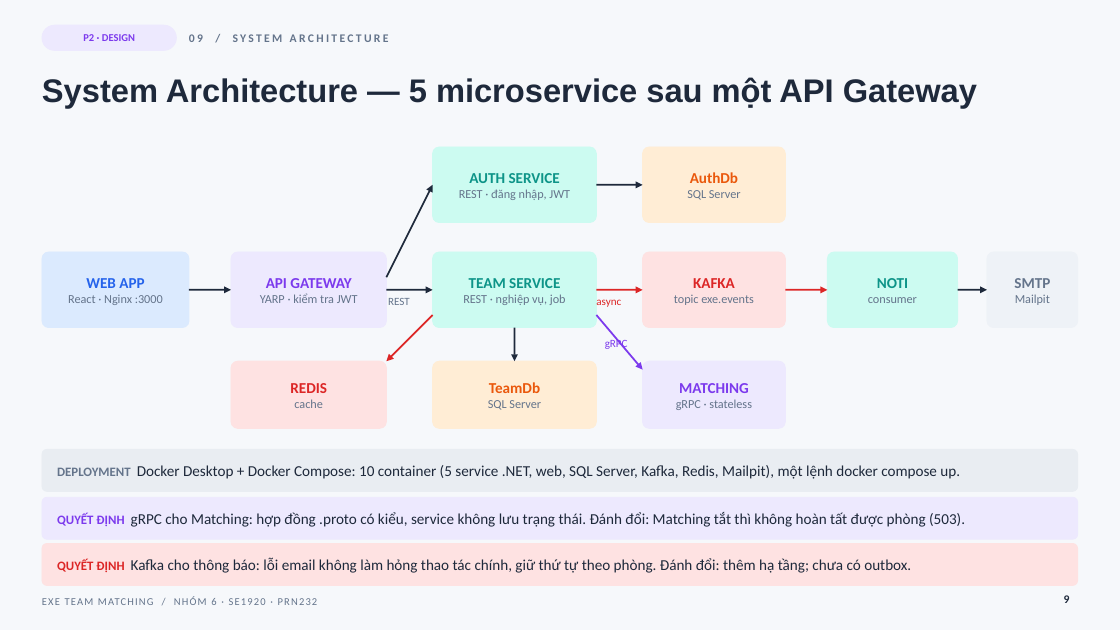
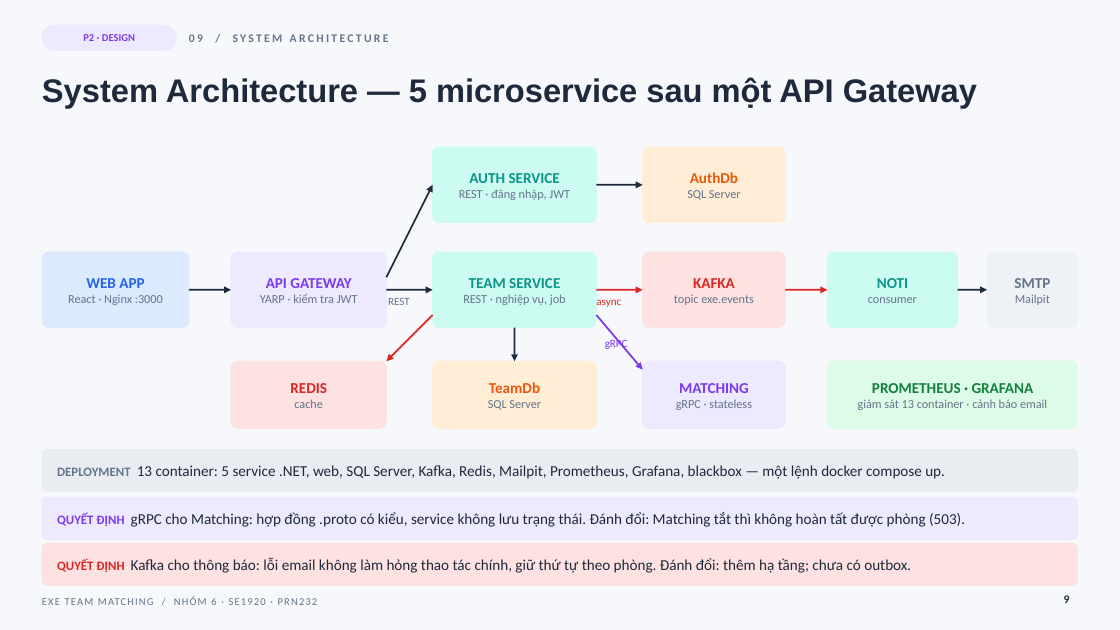
Before and after one commit to co-duong-hao/PRN232_Final, a slide deck: slide 9 of docs/slides/EXE_Team_Matching_Nhom6.pptx. Drawn at 1120x630 pixels with LibreOffice and Linux fonts; fonts in the diff are those of the drawing. Boxes give left, top, right and bottom in pixels: in the first picture for what was removed or moved away, otherwise in the second. Text is boxed around its words. In the diff, an @@ line names an element or a change of style, - is before the commit and + after.

```diff
--- a/docs/slides/EXE_Team_Matching_Nhom6.pptx
+++ b/docs/slides/EXE_Team_Matching_Nhom6.pptx
@@ rounded rectangle added at box(828, 361, 1078, 429), fill #DCFCE7, outline #DCFCE7 0.75 pt @@
@@ text added at box(858, 383, 1047, 410), 10.5 pt, text #64748B @@
+PROMETHEUS · GRAFANA
+giám sát 13 container · cảnh báo email
@@ text at box(57, 465, 945, 479): text changed @@
-DEPLOYMENT Docker Desktop + Docker Compose: 10 container (5 service .NET, web, SQL Server, Kafka, Redis, Mailpit), một lệnh docker compose up.
+DEPLOYMENT 13 container: 5 service .NET, web, SQL Server, Kafka, Redis, Mailpit, Prometheus, Grafana, blackbox — một lệnh docker compose up.
```
Also in this commit, not shown: 7 other slides changed, 2 slides added, 1 other file.
